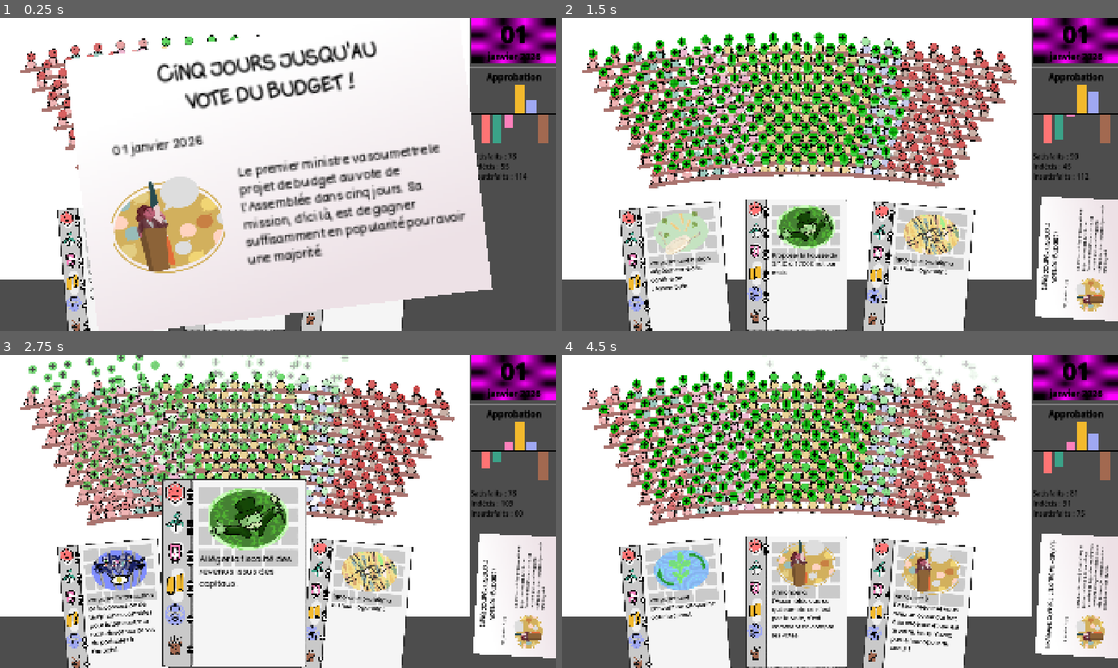
Above: before the commit, frames 1-4 (two rows, left to right).
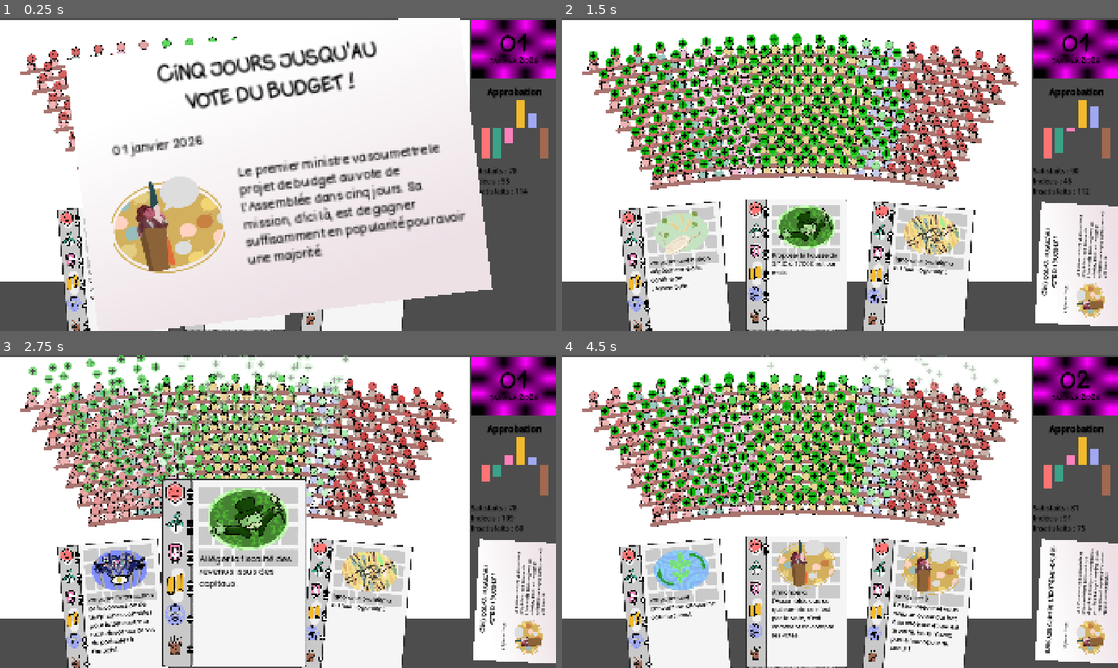
Above: after the commit, the same moments.

Repository: remimorvan/assemblee-nationale-simulator
Game: Godot game, scene res://scenes/game.tscn
The game is run twice, just before and just after one commit, with the same random seed, the same clock (stepped at 60 frames per second) and the same inputs.
Inputs (mouse positions are in pixels of both pictures, inside the frame that each line leads up to):
- Up to frame 1 (0.25 s): no input
- Up to frame 2 (1.5 s): tap Enter at 0.5 s; move the mouse to (1073, 115) at 0.52 s; click (1073, 115) at 0.67 s; tap Space at 1.25 s; move the mouse to (673, 271) at 1.27 s; click (673, 271) at 1.42 s
- Up to frame 3 (2.75 s): move the mouse to (233, 602) at 2.02 s; click (233, 602) at 2.17 s
- Up to frame 4 (4.5 s): move the mouse to (917, 608) at 2.77 s; click (917, 608) at 2.92 s; click (917, 608) at 3.67 s; move the mouse to (795, 602) at 4.27 s; click (795, 602) at 4.42 s

The runs differ from the first frame. In frame 1, 5.3% of the frame differs, in the area x 0-100%, y 0-85%; in frame 2, 25%, in the area x 0-100%, y 0-99%; in frame 3, 23%; in frame 4, 24%.

Commit message:
fix journal + calendar

Diff:
--- a/scenes/game.tscn
+++ b/scenes/game.tscn
@@ -1,19 +1,32 @@
-[gd_scene load_steps=8 format=3 uid="uid://velnx8vw6r6u"]
+[gd_scene load_steps=11 format=3 uid="uid://velnx8vw6r6u"]
 
 [ext_resource type="PackedScene" uid="uid://bf3fndiyasfyq" path="res://scenes/player.tscn" id="1_uwrxv"]
+[ext_resource type="FontFile" uid="uid://usk4ucaxtgwp" path="res://assets/card/Monicacomic.ttf" id="2_u5sy4"]
 [ext_resource type="PackedScene" uid="uid://d1voxmvhe7xmt" path="res://scenes/hemicycle.tscn" id="2_yqjtg"]
 [ext_resource type="PackedScene" uid="uid://bqeoj11e5kq1" path="res://scenes/deck.tscn" id="3_lnu2h"]
 [ext_resource type="PackedScene" path="res://scenes/plot.tscn" id="4_lbhrr"]
 [ext_resource type="PackedScene" uid="uid://cpdinrv8yds4b" path="res://scenes/journal.tscn" id="6_p57ef"]
 [ext_resource type="Script" uid="uid://dmafeh1bsc5qf" path="res://scripts/journal.gd" id="7_u5sy4"]
 
-[sub_resource type="PlaceholderTexture2D" id="PlaceholderTexture2D_lnu2h"]
+[sub_resource type="PlaceholderTexture2D" id="PlaceholderTexture2D_gee14"]
+
+[sub_resource type="LabelSettings" id="LabelSettings_0tnpc"]
+font = ExtResource("2_u5sy4")
+font_size = 90
+font_color = Color(0, 0, 0, 1)
+
+[sub_resource type="LabelSettings" id="LabelSettings_vtaks"]
+font = ExtResource("2_u5sy4")
+font_size = 30
+font_color = Color(0, 0, 0, 1)
 
 [node name="Game" type="Node2D"]
 
 [node name="HBoxContainer" type="HBoxContainer" parent="."]
-offset_right = 1924.0
-offset_bottom = 1080.0
+offset_left = 2.0
+offset_top = 6.0
+offset_right = 1926.0
+offset_bottom = 1086.0
 size_flags_horizontal = 3
 size_flags_vertical = 3
 
@@ -26,23 +39,30 @@
 custom_minimum_size = Vector2(300, 1080)
 layout_mode = 2
 
-[node name="CalendarLabel" type="RichTextLabel" parent="HBoxContainer/VBoxContainer"]
+[node name="TextureRect" type="TextureRect" parent="HBoxContainer/VBoxContainer"]
+custom_minimum_size = Vector2(0, 200)
 layout_mode = 2
-bbcode_enabled = true
-text = "[center][b][color=black][center][font_size=80]01[/font_size]
-[font_size=30]janvier 2026"
-fit_content = true
+texture = SubResource("PlaceholderTexture2D_gee14")
 
-[node name="TextureRect" type="TextureRect" parent="HBoxContainer/VBoxContainer/CalendarLabel"]
-z_index = -1
-layout_mode = 1
-anchors_preset = 15
-anchor_right = 1.0
-anchor_bottom = 1.0
-grow_horizontal = 2
-grow_vertical = 2
-texture = SubResource("PlaceholderTexture2D_lnu2h")
-expand_mode = 2
+[node name="CalendarDay" type="Label" parent="HBoxContainer/VBoxContainer/TextureRect"]
+layout_mode = 2
+offset_left = -2.0
+offset_top = 29.0
+offset_right = 298.0
+offset_bottom = 131.0
+text = "01"
+label_settings = SubResource("LabelSettings_0tnpc")
+horizontal_alignment = 1
+
+[node name="CalendarMonth" type="Label" parent="HBoxContainer/VBoxContainer/TextureRect"]
+layout_mode = 2
+offset_left = -1.0
+offset_top = 123.0
+offset_right = 299.0
+offset_bottom = 158.0
+text = "janvier 2026"
+label_settings = SubResource("LabelSettings_vtaks")
+horizontal_alignment = 1
 
 [node name="HSeparator" type="HSeparator" parent="HBoxContainer/VBoxContainer"]
 custom_minimum_size = Vector2(0, 20)
--- a/scripts/journal.gd
+++ b/scripts/journal.gd
@@ -41,7 +41,7 @@
 func hide_journal() -> void:
 	self.scale = Vector2(0.7, 0.7)
 	self.position.x = 1790
-	self.position.y = 830
+	self.position.y = 850
 	self.rotation_degrees = -87
 	Player.is_journal_showed = false
 	$"JournalSound".play()
--- a/scripts/player.gd
+++ b/scripts/player.gd
@@ -1,6 +1,6 @@
 extends Node2D
 @onready var Deck: Node2D = $"../Deck"
-@onready var CalendarText: Control = $"../HBoxContainer/VBoxContainer/CalendarLabel"
+@onready var CalendarDay: Control = $"../HBoxContainer/VBoxContainer/TextureRect/CalendarDay"
 @onready var Hemicycle: Control = $"../HBoxContainer/Hemicycle"
 @onready var Journal: Node2D = $"../Journal"
 @export var card: PackedScene
@@ -166,6 +166,7 @@
 	self.is_journal_showed = true # Prevents clicks
 	$"NewDaySound".attenuation = 4
 	$"NewDaySound".play()
+	CalendarDay.text = "0"+str(get_current_day())
 	await get_tree().create_timer(0.5).timeout
 	# Reset present
 	for mp in get_tree().get_nodes_in_group("MP"):
@@ -193,8 +194,8 @@
 	for mp in get_tree().get_nodes_in_group("MP"):
 		votes[mp.get_final_vote()+1] += 1
 		await mp.do_final_animation(mp.get_final_vote())
-	# votes[0] : approval, votes[1] : abstention, votes[2] : disapproval
-	if (votes[0] >= votes[2]):
+	# votes[0] : disapproval, votes[1] : abstention, votes[2] : approval
+	if (votes[2] >= votes[0]):
 		print("VICTOIRE !")
 	else:
 		print("DÉFAITE !")
